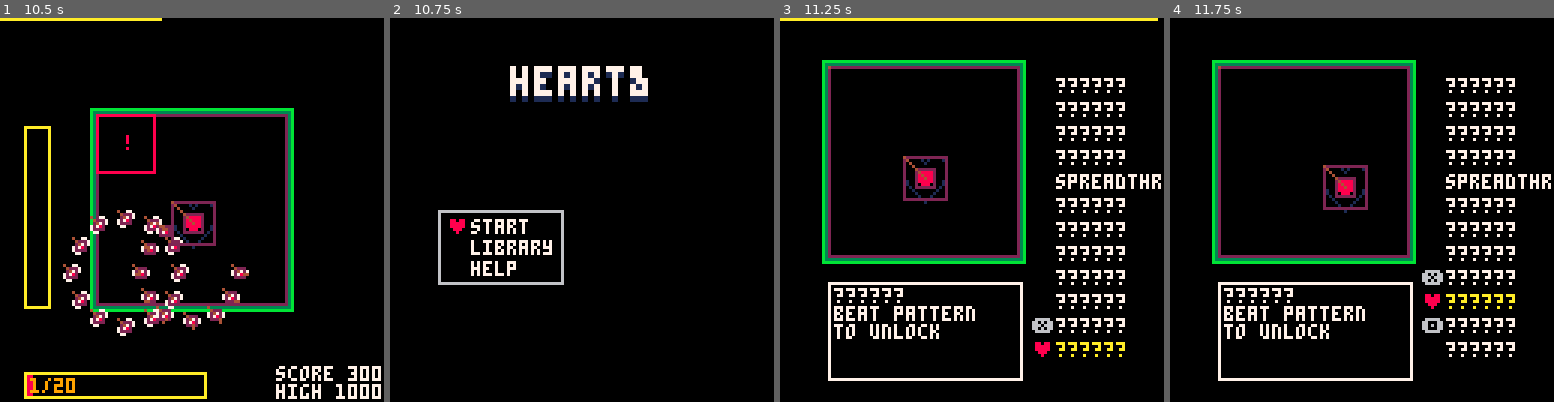
Above: before the commit, frames 1-4 (left to right).
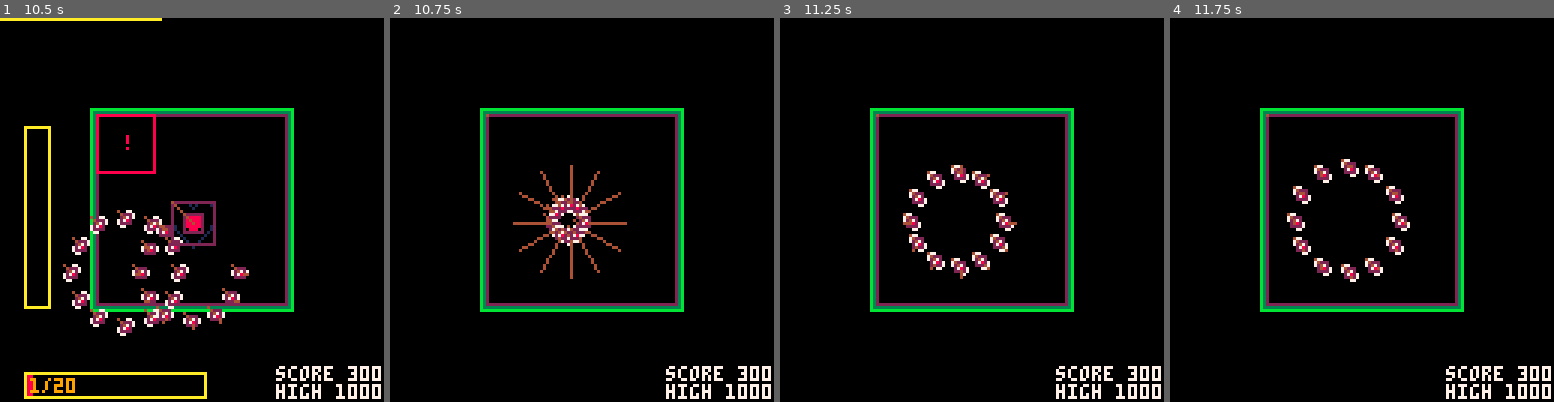
Above: after the commit, the same moments.

Repository: GiovanH/Pico8_Dev
Game: PICO-8 cartridge undertale.p8
Same seed, same stepped clock (60 frames per second), same inputs: the game is played once before the commit and once after it.
Inputs:
- Up to frame 1 (10.5 s): tap O (Z key) at 0.33, 0.7, 1.43, 2.22, 3.1, 3.98, 4.87, 5.75, 6.63, 7.52, 8.4, 9.28, 10.17 s; tap X (X key) at 1.07, 2.07, 2.4, 2.73, 3.07, 3.4, 3.73, 4.07, 4.4, 4.73, 5.07, 5.4, 5.73, 6.07, 6.4, 6.73, 7.07, 7.4, 7.73, 8.07, 8.4, 8.73, 9.07, 9.4, 9.73, 10.07, 10.4 s; hold Left 1.97-2.37 s; hold Down 2.42-2.82 s; hold Right 2.87-3.53 s; hold Up 3.58-4.08 s; hold Right 4.13-4.53 s; hold Down 4.58-5.08 s; hold Left 5.13-5.8 s; hold Up 5.85-6.18 s; hold Left 6.23-6.63 s; hold Down 6.68-7.08 s; hold Right 7.13-7.8 s; hold Up 7.85-8.35 s; hold Right 8.4-8.8 s; hold Down 8.85-9.35 s; hold Left 9.4-10.07 s; hold Up 10.12-10.45 s
- Up to frame 2 (10.75 s): hold Left from 10.5 s (still down); tap X (X key) at 10.73 s
- Up to frame 3 (11.25 s): release Left at 10.9 s; hold Down from 10.95 s (still down); tap O (Z key) at 11.05 s; tap X (X key) at 11.07 s
- Up to frame 4 (11.75 s): release Down at 11.35 s; tap X (X key) at 11.4, 11.73 s; hold Right from 11.4 s (still down)

Frame 1 is identical in both runs. In frame 2, 11% of the frame differs, in the area x 12-100%, y 12-100%; in frame 3, 19%, in the area x 0-100%, y 0-100%; in frame 4, 18%.

Commit message:
Death explosion effect WIP

Diff:
--- a/undertale.p8
+++ b/undertale.p8
@@ -660,6 +660,26 @@
 function t_soul:init(pos)
  mob.init(self, pos, 0, vec(7))
 end
+function t_soul:explode()
+ local anim_length = 90
+ self.stage:schedule(anim_length, function()
+   cur_stage = st_mainmenu()
+  end)
+ self.o_graze:destroy()
+ self:destroy()
+
+ -- TODO: Temp explosion
+ local n = 12
+ for i = 1, n do
+  self.stage:add(b_meteorexp(
+    self.pos,
+    vec(cos(i/n), sin(i/n))*0.95,
+    90,
+    0)
+  )
+ end
+
+end
 function t_soul:_moveif(step)
  local npos = self.pos + step
  local nhbox = self:get_hitbox(npos)
@@ -782,6 +802,7 @@
 }
 function t_graze:init(soul)
  self.soul = soul
+ soul.o_graze = self
  mob.init(self, soul.pos, 004, vec(15))
 end
 function t_graze:update()
@@ -932,7 +953,7 @@
  size = vec(4)
 }
 
-local b_meteorexp = t_bullet:extend{
+b_meteorexp = t_bullet:extend{
  ttl = 100,
  anim = {016, 017, 018, 019},
  frame_len = 4,
@@ -1427,6 +1448,7 @@
  z = -1,
  onlypattern = nil,
  patternbag = {},
+ pause = false,
  difficulty_cutoff = 15
 }
 function t_arena:update()
@@ -1437,11 +1459,13 @@
  -- elseif (btn(3,1)) then self.shape:shift(vec(0, 8)) end
  if (self.cur_pattern and self.cur_pattern._doomed) self.cur_pattern = nil
 
- if (self.stage.o_soul.hp <= 0) then
+ if (not self.pause and self.stage.o_soul.hp <= 0) then
   -- game over
   -- TODO more game over logic
   save_cartdata()
-  cur_stage = st_mainmenu()
+  self.pause = true
+  self.cur_pattern:destroy()
+  self.stage.o_soul:explode()
  end
 
  mob.update(self)
@@ -1464,6 +1488,7 @@
   self:new_wave()
   self.waveperfect = true
   while (self.cur_pattern) do yield() end
+  while (self.pause) do yield() end
   printa("waveperfect", self.waveperfect)
   if self.waveperfect then
    self.stage:addscore(3, 10)
@@ -1764,18 +1789,107 @@
 ccddeeff000000000000000000000000000000000000000000000000000000000000000000000000000000000000000000000000000000000000000000000000
 ccddeeff000000000000000000000000000000000000000000000000000000000000000000000000000000000000000000000000000000000000000000000000
 
-…(15 lines of a section not shown)…
+__gff__
+0000000000000000000000000000000000000000000000000000000000000000000000000000000000000000000000000000000000000000000000000000000000000000000000000000000000000000000000000000000000000000000000000000000000000000000000000000000000000000000000000000000000000000
+0000000000000000000000000000000000000000000000000000000000000000000000000000000000000000000000000000000000000000000000000000000000000000000000000000000000000000000000000000000000000000000000000000000000000000000000000000000000000000000000000000000000000000
+__map__
+0000000000000000000000000000000000000000000000000000000000000000000000000000000000000000000000000000000000000000000000000000000000000000000000000000000000000000000000000000000000000000000000000000000000000000000000000000000000000000000000000000000000000000
+0000000000000000000000000000000000000000000000000000000000000000000000000000000000000000000000000000000000000000000000000000000000000000000000000000000000000000000000000000000000000000000000000000000000000000000000000000000000000000000000000000000000000000
+0000000000000000000000000000000000000000000000000000000000000000000000000000000000000000000000000000000000000000000000000000000000000000000000000000000000000000000000000000000000000000000000000000000000000000000000000000000000000000000000000000000000000000
+0000000000000000000000000000000000000000000000000000000000000000000000000000000000000000000000000000000000000000000000000000000000000000000000000000000000000000000000000000000000000000000000000000000000000000000000000000000000000000000000000000000000000000
+0000000000000000000000000000000000000000000000000000000000000000000000000000000000000000000000000000000000000000000000000000000000000000000000000000000000000000000000000000000000000000000000000000000000000000000000000000000000000000000000000000000000000000
+0000000000000000000000000000000000000000000000000000000000000000000000000000000000000000000000000000000000000000000000000000000000000000000000000000000000000000000000000000000000000000000000000000000000000000000000000000000000000000000000000000000000000000
+0000000000000000000000000000000000000000000000000000000000000000000000000000000000000000000000000000000000000000000000000000000000000000000000000000000000000000000000000000000000000000000000000000000000000000000000000000000000000000000000000000000000000000
+0000000000000000000000000000000000000000000000000000000000000000000000000000000000000000000000000000000000000000000000000000000000000000000000000000000000000000000000000000000000000000000000000000000000000000000000000000000000000000000000000000000000000000
+0000000000000000000000000000000000000000000000000000000000000000000000000000000000000000000000000000000000000000000000000000000000000000000000000000000000000000000000000000000000000000000000000000000000000000000000000000000000000000000000000000000000000000
+0000000000000000000000000000000000000000000000000000000000000000000000000000000000000000000000000000000000000000000000000000000000000000000000000000000000000000000000000000000000000000000000000000000000000000000000000000000000000000000000000000000000000000
+0000000000000000000000000000000000000000000000000000000000000000000000000000000000000000000000000000000000000000000000000000000000000000000000000000000000000000000000000000000000000000000000000000000000000000000000000000000000000000000000000000000000000000
+0000000000000000000000000000000000000000000000000000000000000000000000000000000000000000000000000000000000000000000000000000000000000000000000000000000000000000000000000000000000000000000000000000000000000000000000000000000000000000000000000000000000000000
+0000000000000000000000000000000000000000000000000000000000000000000000000000000000000000000000000000000000000000000000000000000000000000000000000000000000000000000000000000000000000000000000000000000000000000000000000000000000000000000000000000000000000000
+0000000000000000000000000000000000000000000000000000000000000000000000000000000000000000000000000000000000000000000000000000000000000000000000000000000000000000000000000000000000000000000000000000000000000000000000000000000000000000000000000000000000000000
+0000000000000000000000000000000000000000000000000000000000000000000000000000000000000000000000000000000000000000000000000000000000000000000000000000000000000000000000000000000000000000000000000000000000000000000000000000000000000000000000000000000000000000
+0000000000000000000000000000000000000000000000000000000000000000000000000000000000000000000000000000000000000000000000000000000000000000000000000000000000000000000000000000000000000000000000000000000000000000000000000000000000000000000000000000000000000000
+0000000000000000000000000000000000000000000000000000000000000000000000000000000000000000000000000000000000000000000000000000000000000000000000000000000000000000000000000000000000000000000000000000000000000000000000000000000000000000000000000000000000000000
+0000000000000000000000000000000000000000000000000000000000000000000000000000000000000000000000000000000000000000000000000000000000000000000000000000000000000000000000000000000000000000000000000000000000000000000000000000000000000000000000000000000000000000
+0000000000000000000000000000000000000000000000000000000000000000000000000000000000000000000000000000000000000000000000000000000000000000000000000000000000000000000000000000000000000000000000000000000000000000000000000000000000000000000000000000000000000000
+0000000000000000000000000000000000000000000000000000000000000000000000000000000000000000000000000000000000000000000000000000000000000000000000000000000000000000000000000000000000000000000000000000000000000000000000000000000000000000000000000000000000000000
+0000000000000000000000000000000000000000000000000000000000000000000000000000000000000000000000000000000000000000000000000000000000000000000000000000000000000000000000000000000000000000000000000000000000000000000000000000000000000000000000000000000000000000
+0000000000000000000000000000000000000000000000000000000000000000000000000000000000000000000000000000000000000000000000000000000000000000000000000000000000000000000000000000000000000000000000000000000000000000000000000000000000000000000000000000000000000000
+0000000000000000000000000000000000000000000000000000000000000000000000000000000000000000000000000000000000000000000000000000000000000000000000000000000000000000000000000000000000000000000000000000000000000000000000000000000000000000000000000000000000000000
+0000000000000000000000000000000000000000000000000000000000000000000000000000000000000000000000000000000000000000000000000000000000000000000000000000000000000000000000000000000000000000000000000000000000000000000000000000000000000000000000000000000000000000
+0000000000000000000000000000000000000000000000000000000000000000000000000000000000000000000000000000000000000000000000000000000000000000000000000000000000000000000000000000000000000000000000000000000000000000000000000000000000000000000000000000000000000000
+0000000000000000000000000000000000000000000000000000000000000000000000000000000000000000000000000000000000000000000000000000000000000000000000000000000000000000000000000000000000000000000000000000000000000000000000000000000000000000000000000000000000000000
+0000000000000000000000000000000000000000000000000000000000000000000000000000000000000000000000000000000000000000000000000000000000000000000000000000000000000000000000000000000000000000000000000000000000000000000000000000000000000000000000000000000000000000
+0000000000000000000000000000000000000000000000000000000000000000000000000000000000000000000000000000000000000000000000000000000000000000000000000000000000000000000000000000000000000000000000000000000000000000000000000000000000000000000000000000000000000000
+0000000000000000000000000000000000000000000000000000000000000000000000000000000000000000000000000000000000000000000000000000000000000000000000000000000000000000000000000000000000000000000000000000000000000000000000000000000000000000000000000000000000000000
+0000000000000000000000000000000000000000000000000000000000000000000000000000000000000000000000000000000000000000000000000000000000000000000000000000000000000000000000000000000000000000000000000000000000000000000000000000000000000000000000000000000000000000
+0000000000000000000000000000000000000000000000000000000000000000000000000000000000000000000000000000000000000000000000000000000000000000000000000000000000000000000000000000000000000000000000000000000000000000000000000000000000000000000000000000000000000000
+0000000000000000000000000000000000000000000000000000000000000000000000000000000000000000000000000000000000000000000000000000000000000000000000000000000000000000000000000000000000000000000000000000000000000000000000000000000000000000000000000000000000000000
+…(68 lines of a section not shown)…
Not shown, changed: the sound effects (__sfx__) section of undertale.p8
